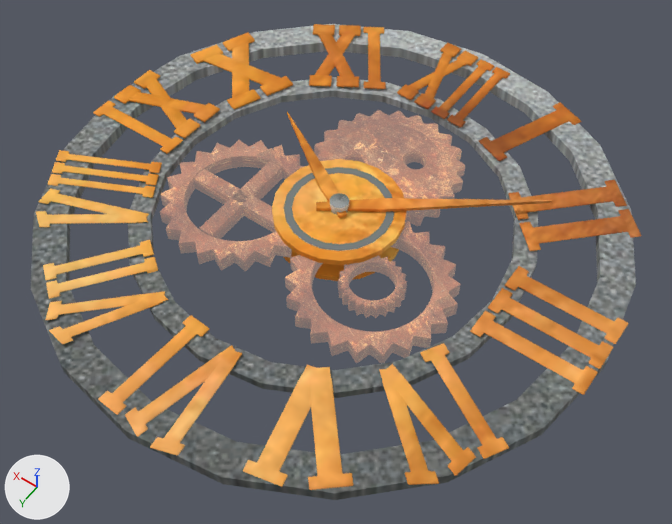
A saved change to the FBX model Assets/Models/OriginalData/機械仕掛けの時計/機械仕掛けの時計.fbx.
Rendered twice from a camera (50 mm lens) standing at (-4.91, 6.96, 9.91) and looking at (-0.25, 0.44, -0.35). The axes (+X, +Y, +Z) are drawn at lower left. The lights are the same throughout. Where no turn or scale is listed for an object, it has been applied to the vertices. Vertices at the same position are counted once.

The first picture shows '二重歯車', '十字歯車', '数字', '短針', '穴が開いた歯車', '軸', '長針', '黒円'.
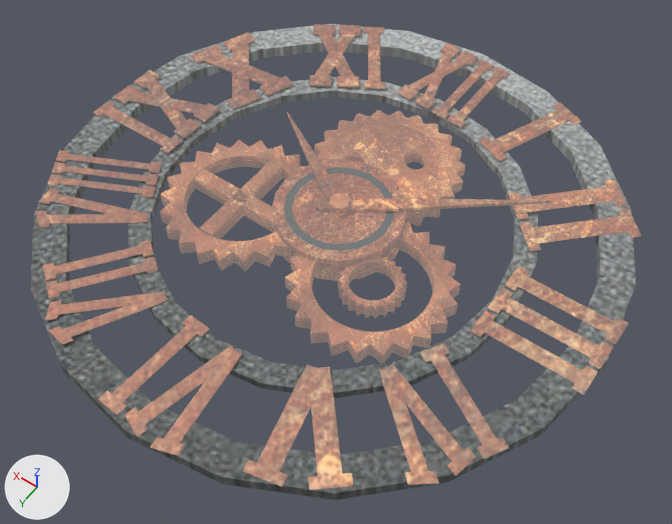
What changed in the scene script:
```text
Change me_長針:
    where me_長針.from_pydata(...)  # 12 vertices, 10 faces; spans x -2.34..0.28, y -1.76..0.24, z 0.25..0.29
    remove me_長針.materials.append(mat_mat2)  # picture img_cbksq_uerjm_dds
    add me_長針.materials.append(mat_歯車)  # picture img_cbth2_cxc2b_dds
Change me_数字:
    where me_数字.from_pydata(...)  # 7512 vertices, 8042 faces; spans x -4.05..4.24, y -4.01..4.18, z -0.04..0.16
    used by ob_数字; location = (0.0, 0.0, 0.0)
    me_数字 part 3: all 8026 faces that had it switch from mat_mat2 (picture img_cbksq_uerjm_dds) to mat_歯車 (picture img_cbth2_cxc2b_dds)
Change me_短針:
    where me_短針.from_pydata(...)  # 12 vertices, 10 faces; spans x -0.17..1.72, y -1.07..0.16, z 0.24..0.29
    remove me_短針.materials.append(mat_mat2)  # picture img_cbksq_uerjm_dds
    add me_短針.materials.append(mat_歯車)  # picture img_cbth2_cxc2b_dds
Change me_軸:
    where me_軸.from_pydata(...)  # 446 vertices, 500 faces; spans x -0.93..0.93, y -0.93..0.93, z -0.23..0.37
    used by ob_軸; location = (0.0, 0.0, 0.0)
    me_軸 part 1: all 60 faces that had it switch from mat_mat4 (picture img_cbve6_ccdp8_dds) to mat_歯車 (picture img_cbth2_cxc2b_dds)
    me_軸 part 2: all 440 faces that had it switch from mat_mat2 (picture img_cbksq_uerjm_dds) to mat_歯車 (picture img_cbth2_cxc2b_dds)
```

What differs and where, as boxes (x1, y1, x2, y2) in the pictures (672 x 524 px):
'長針', recoloured (orange to brown)
    both: (316, 198, 552, 212)
'短針', recoloured (orange to beige)
    both: (287, 111, 347, 218)
part 1 of me_軸, recoloured (grey to brown)
    both: (330, 193, 349, 215)
part 2 of me_軸, recoloured (orange to beige)
    both: (272, 159, 407, 281)
part 3 of me_数字, recoloured (orange to beige)
    both: (36, 24, 642, 490)
